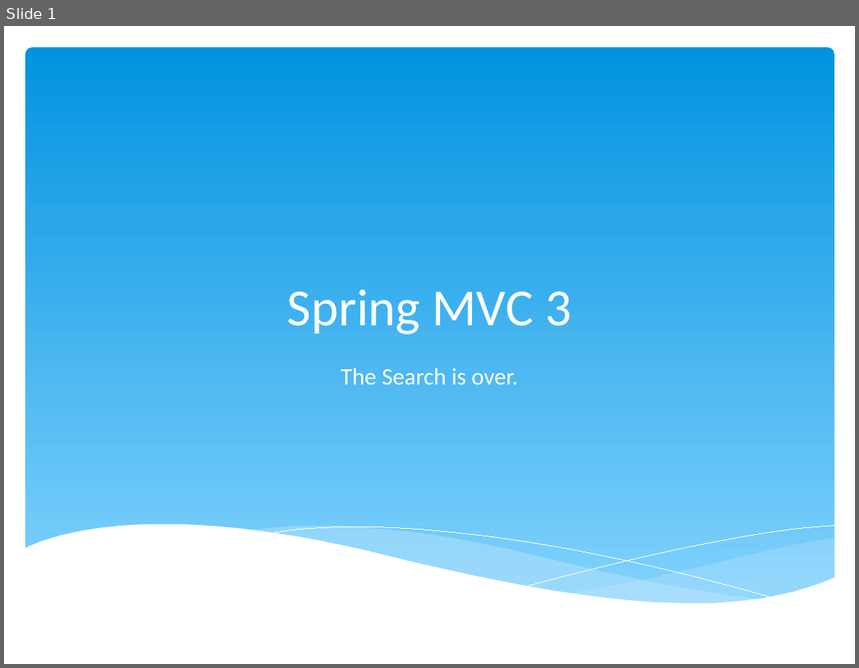
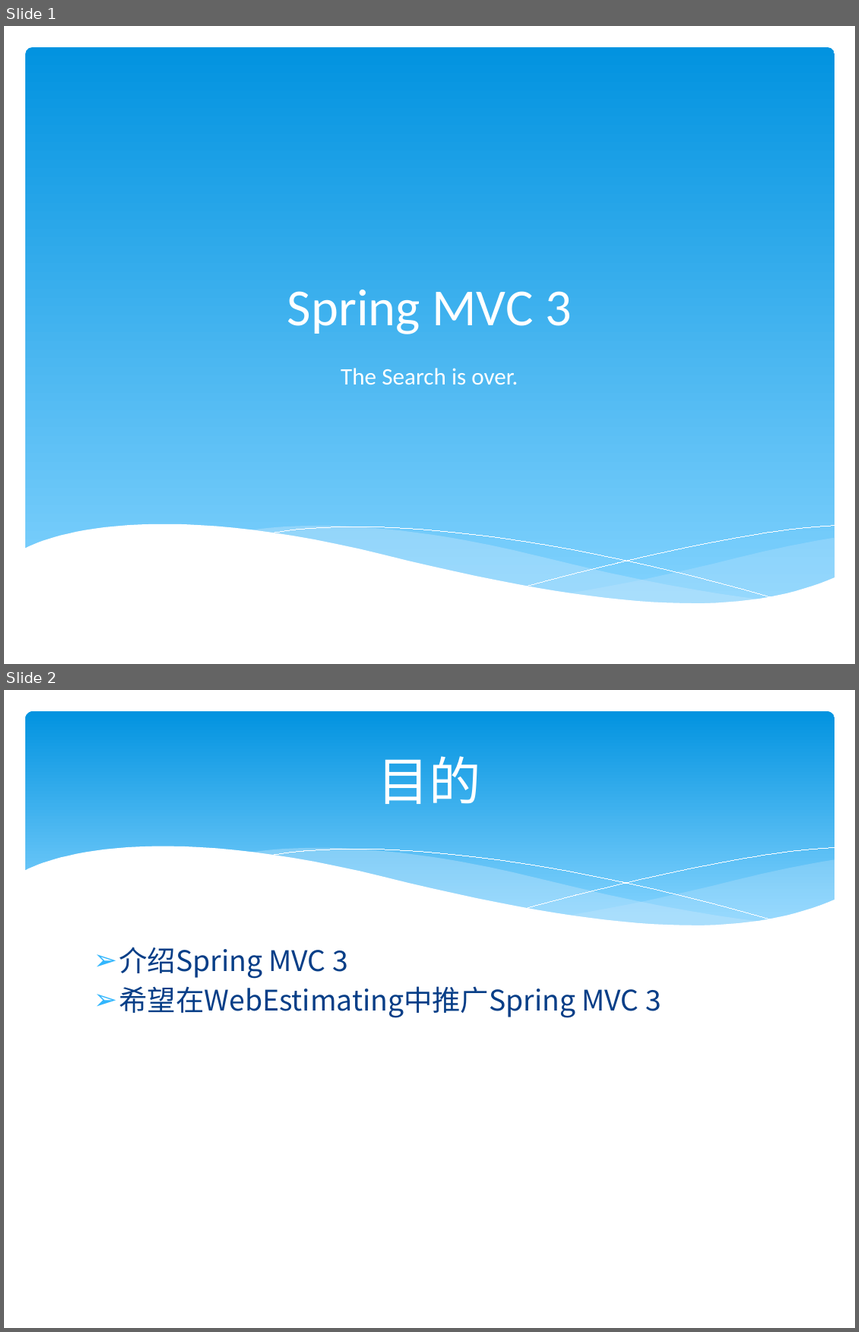
Before and after one commit to zjumty/spring-mvc-showcase, a slide deck: SpringMVC3.pptx. Shown one above the other, each under a label of ours: slide 1 before the commit, slides 1 and 2 after it. The pictures are 859x668 and 859x1332 pixels, drawn with LibreOffice and Linux fonts; fonts in the diff are those of the drawing. Boxes give left, top, right and bottom in pixels: in the first picture for what was removed or moved away, otherwise in the second. Text is boxed around its words. In the diff, an @@ line names an element or a change of style, - is before the commit and + after.

```diff
--- a/SpringMVC3.pptx
+++ b/SpringMVC3.pptx
@@ slide 2 added at [4, 690, 855, 1328], background #FFFFFF @@
@@ rounded rectangle added at [25, 711, 835, 941], fill gradient #0293E0 to #83D3FE @@
@@ title added at [377, 756, 481, 804], 44 pt, text #FFFFFF @@
+目的
@@ group added at [24, 847, 835, 970]: 5 freeform shapes @@
@@ text added at [120, 947, 661, 1018], 24 pt, text #073E87 @@
+➢ 介绍Spring MVC 3
+➢ 希望在WebEstimating中推广Spring MVC 3
```
Also in this commit, not shown: 9 other files.
